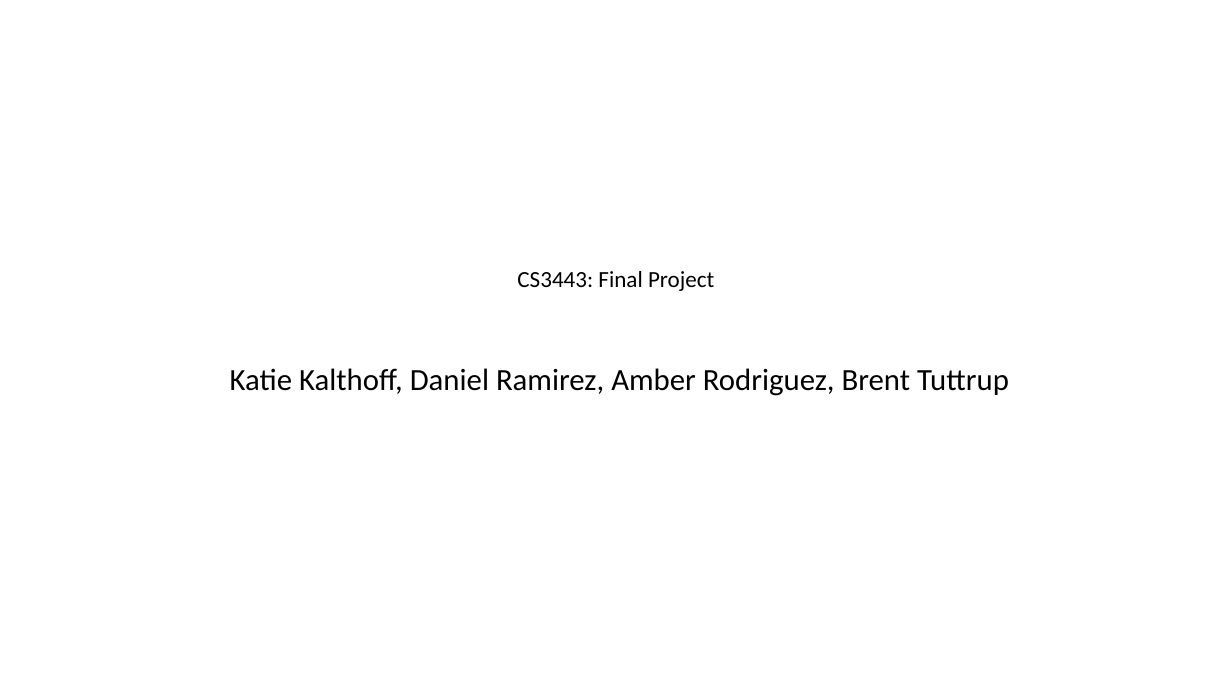
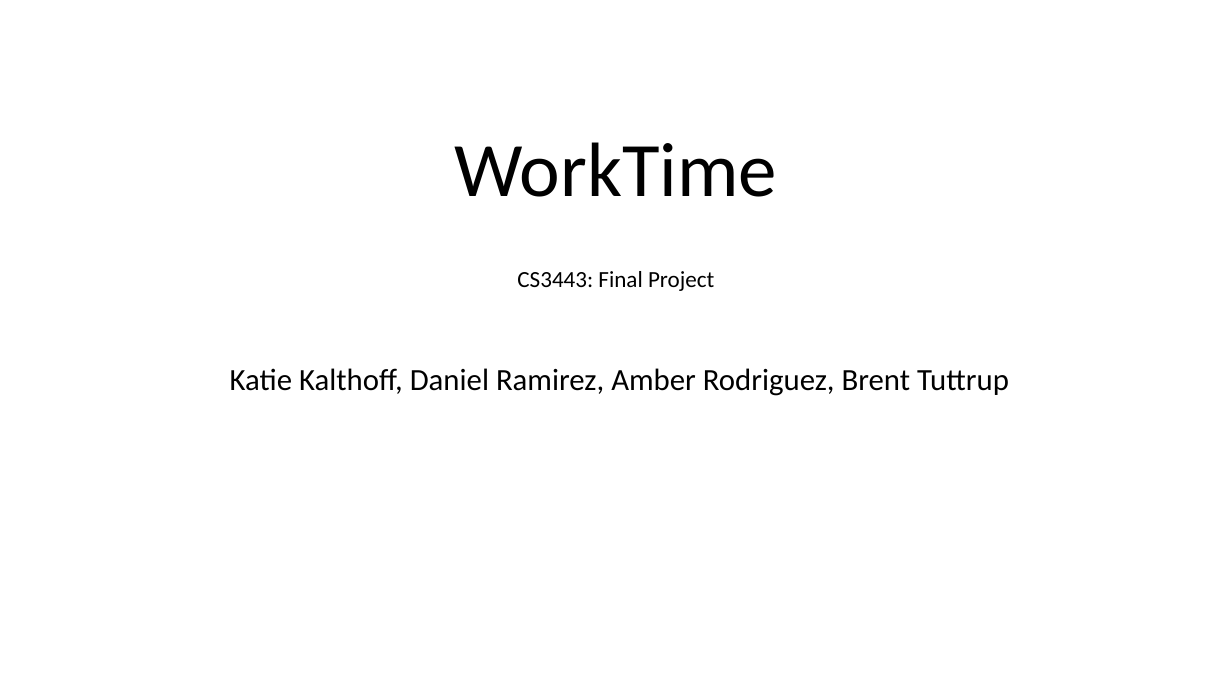
Before and after one commit to katiekalthoff/CupOJava, a slide deck: slide 1 of Apps final ppt.pptx. Drawn at 1232x693 pixels with LibreOffice and Linux fonts; fonts in the diff are those of the drawing. Boxes give left, top, right and bottom in pixels: in the first picture for what was removed or moved away, otherwise in the second. Text is boxed around its words. In the diff, an @@ line names an element or a change of style, - is before the commit and + after.

```diff
--- a/Apps final ppt.pptx
+++ b/Apps final ppt.pptx
@@ title added at (455, 142, 778, 197), 60 pt, text #000000 @@
+WorkTime
```
Also in this commit, not shown: 2 other slides changed, 1 slide added, 2 slides removed.
